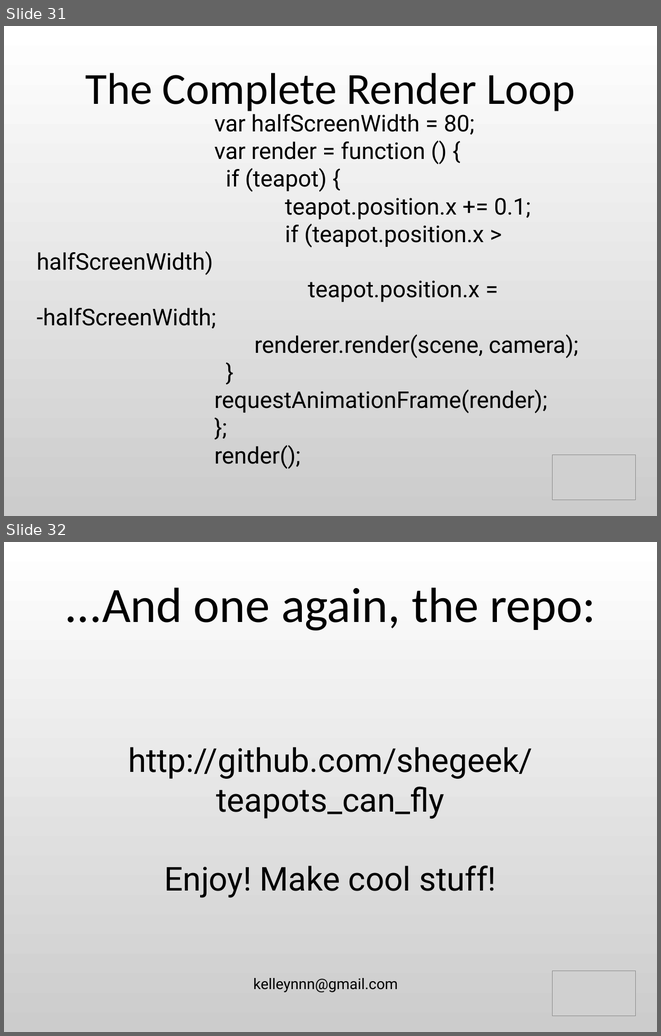
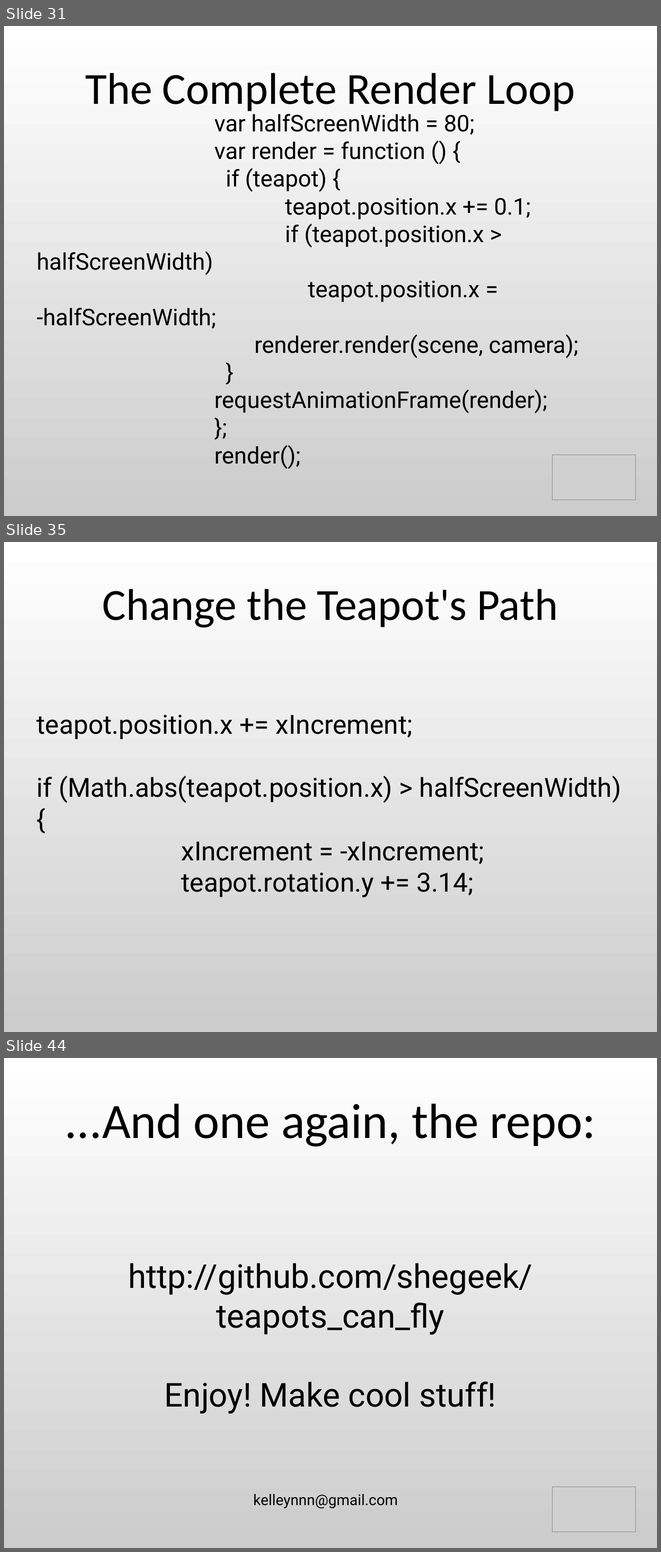
Before and after one commit to shegeek/teapots_can_fly, a slide deck: slides/teapots_can_fly-slides.odp. Shown one above the other, each under a label of ours: slides 31 and 32 before the commit, slides 31, 35 and 44 after it; the slides between them are not shown. The pictures are 661x1036 and 661x1552 pixels, drawn with LibreOffice and Linux fonts; fonts in the diff are those of the drawing; grey boxes stand for pictures. Boxes give left, top, right and bottom in pixels: in the first picture for what was removed or moved away, otherwise in the second. Text is boxed around its words. In the diff, an @@ line names an element or a change of style, - is before the commit and + after.

```diff
--- a/slides/teapots_can_fly-slides.odp
+++ b/slides/teapots_can_fly-slides.odp
@@ slide 35 added at box(4, 542, 657, 1032), background gradient #FFFFFF to #CCCCCC @@
@@ title added at box(103, 589, 558, 628), 54 pt, text #000000 @@
+Change the Teapot's Path
@@ subtitle added at box(37, 715, 621, 898), 32 pt, text #000000 @@
+teapot.position.x += xIncrement;
+if (Math.abs(teapot.position.x) > halfScreenWidth){
+xIncrement = -xIncrement;
+teapot.rotation.y += 3.14;
@@ what was slide 32 is now slide 44 @@
```
Also in this commit, not shown: 12 other slides added, 7 other files.
